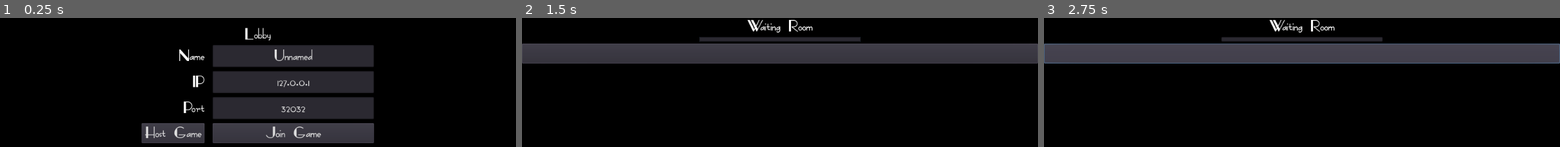
Above: before the commit, frames 1-3 (left to right).
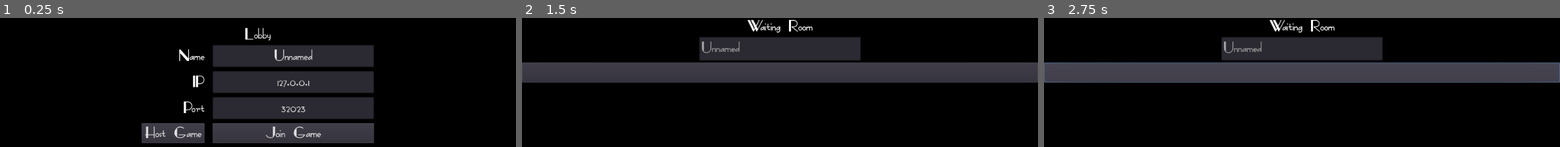
Above: after the commit, the same moments.

Repository: grahaminman/Godot-Getaway
Game: Godot game, scene res://Lobby/Lobby.tscn
Two runs of this game, one before a commit and one after it. Both use one fixed random seed, a clock stepped at 60 frames per second and the inputs below.
Inputs (mouse positions are in pixels of both pictures, inside the frame that each line leads up to; where the layout moved, square brackets give the same spot in the first picture):
- Up to frame 1 (0.25 s): no input
- Up to frame 2 (1.5 s): click "Host Game" at 0.5 s; click "Join Game" at 1.25 s
- Up to frame 3 (2.75 s): click (1302, 72) [1302, 54] at 2 s

The runs differ from the first frame. In frame 1, less than 0.1% of the frame differs, in the area x 57-60%, y 68-74%; in frame 2, 26%; in frame 3, 30%, in the area x 0-100%, y 17-51%.
Error before the commit: Invalid type in function 'create_server' in base 'NetworkedMultiplayerENet'. Cannot convert argument 1 from Nil to int. (res://Networking/Network.gd:24)

Commit message:
Vid 11 Introducing Vehiclebody
Adding a Basic Mesh Vehicle body to player

Diff:
--- a/Lobby/Lobby.gd
+++ b/Lobby/Lobby.gd
@@ -1,16 +1,22 @@
 extends Control
 
 onready var NameTextBox = $VBoxContainer/CenterContainer/GridContainer/NameTextBox
+onready var port = $VBoxContainer/CenterContainer/GridContainer/PortTextBox
+onready var selected_IP = $VBoxContainer/CenterContainer/GridContainer/IPTextBox
 
 func _ready():
 	NameTextBox.text = Saved.save_data["Player_name"]
+	selected_IP.text = Network.DEFAULT_IP
+	port.text = str(Network.DEFAULT_PORT)
 
 
 func _on_HostButton_pressed() -> void:
+	Network.selected_port = int(port.text)
 	Network.create_server()
 	create_waiting_room()
 
 func _on_JoinButton_pressed() -> void:
+	Network.selected_IP = selected_IP.text
 	Network.connect_to_server()
 	create_waiting_room()
 
--- /dev/null
+++ b/Player/Player.tscn
@@ -0,0 +1,74 @@
+[gd_scene load_steps=6 format=2]
+
+[sub_resource type="SpatialMaterial" id=4]
+albedo_color = Color( 0.0588235, 0.0823529, 0.447059, 1 )
+
+[sub_resource type="CubeMesh" id=1]
+material = SubResource( 4 )
+size = Vector3( 2, 1.4, 4 )
+
+[sub_resource type="ConvexPolygonShape" id=2]
+points = PoolVector3Array( -1, 0.7, 2, 1, 0.7, -2, 1, 0.7, 2, -1, 0.7, -2, -1, -0.7, 2, 1, -0.7, -2, 1, -0.7, 2, -1, -0.7, -2, 1, 0.7, 2, -1, 0.7, -2, 1, 0.7, -2, -1, 0.7, 2, 1, -0.7, 2, -1, -0.7, -2, 1, -0.7, -2, -1, -0.7, 2, 1, 0.7, 2, -1, -0.7, 2, -1, 0.7, 2, 1, -0.7, 2, 1, 0.7, -2, -1, -0.7, -2, -1, 0.7, -2, 1, -0.7, -2 )
+
+[sub_resource type="SpatialMaterial" id=5]
+albedo_color = Color( 0.113725, 0.541176, 0.611765, 1 )
+
+[sub_resource type="CylinderMesh" id=3]
+material = SubResource( 5 )
+top_radius = 0.5
+bottom_radius = 0.5
+height = 0.25
+
+[node name="Player" type="VehicleBody"]
+
+[node name="MeshInstance" type="MeshInstance" parent="."]
+transform = Transform( 1, 0, 0, 0, 1, 0, 0, 0, 1, 0, 1.314, 0 )
+mesh = SubResource( 1 )
+material/0 = null
+
+[node name="CollisionShape" type="CollisionShape" parent="."]
+transform = Transform( 1, 0, 0, 0, 1, 0, 0, 0, 1, 0, 1.314, 0 )
+shape = SubResource( 2 )
+
+[node name="WheelFrontLeft" type="VehicleWheel" parent="."]
+transform = Transform( 1, 0, 0, 0, 1, 0, 0, 0, 1, 1.027, 0.332394, 1.40404 )
+use_as_traction = true
+use_as_steering = true
+wheel_rest_length = 0.4
+
+[node name="MeshInstance" type="MeshInstance" parent="WheelFrontLeft"]
+transform = Transform( -4.37114e-008, 1, 0, -1, -4.37114e-008, 0, 0, 0, 1, 0, 0, 0 )
+mesh = SubResource( 3 )
+material/0 = null
+
+[node name="WheelRearLeft" type="VehicleWheel" parent="."]
+editor/display_folded = true
+transform = Transform( 1, 0, 0, 0, 1, 0, 0, 0, 1, 1.027, 0.332394, -1.42385 )
+wheel_rest_length = 0.4
+
+[node name="MeshInstance" type="MeshInstance" parent="WheelRearLeft"]
+transform = Transform( -4.37114e-008, 1, 0, -1, -4.37114e-008, 0, 0, 0, 1, 0, 0, 0 )
+mesh = SubResource( 3 )
+material/0 = null
+
+[node name="WheelRearRight" type="VehicleWheel" parent="."]
+editor/display_folded = true
+transform = Transform( 1, 0, 0, 0, 1, 0, 0, 0, 1, -1.027, 0.332394, -1.424 )
+wheel_rest_length = 0.4
+
+[node name="MeshInstance" type="MeshInstance" parent="WheelRearRight"]
+transform = Transform( -4.37114e-008, 1, 0, -1, -4.37114e-008, 0, 0, 0, 1, 0, 0, 0 )
+mesh = SubResource( 3 )
+material/0 = null
+
+[node name="WheelFrontRight" type="VehicleWheel" parent="."]
+editor/display_folded = true
+transform = Transform( 1, 0, 0, 0, 1, 0, 0, 0, 1, -1.027, 0.332394, 1.40404 )
+use_as_traction = true
+use_as_steering = true
+wheel_rest_length = 0.4
+
+[node name="MeshInstance" type="MeshInstance" parent="WheelFrontRight"]
+transform = Transform( -4.37114e-008, 1, 0, -1, -4.37114e-008, 0, 0, 0, 1, 0, 0, 0 )
+mesh = SubResource( 3 )
+material/0 = null
